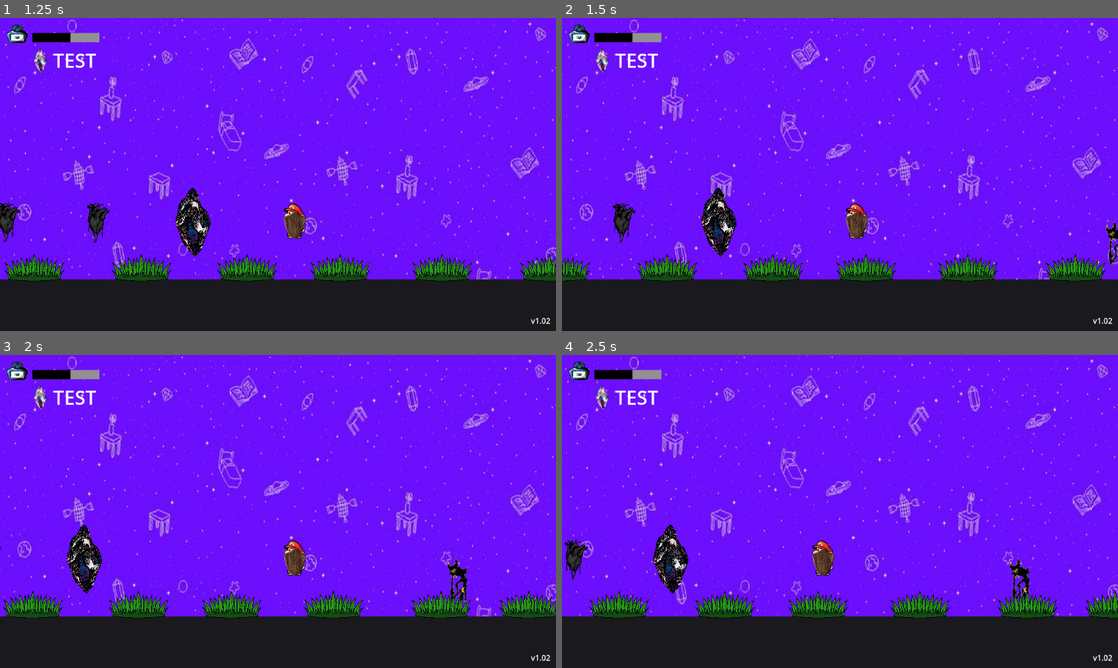
Above: before the commit, frames 1-4 (two rows, left to right).
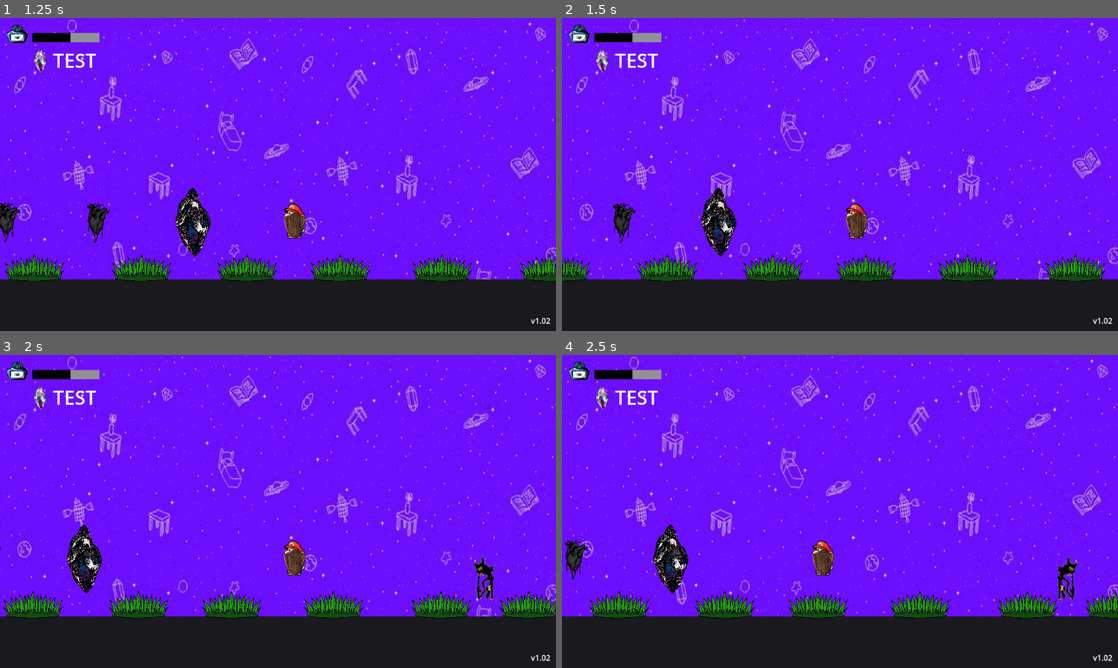
Above: after the commit, the same moments.

Repository: Jontaybr24/ShardsOfEikyo
Game: Godot game, scene res://Scenes/Levels/laborotory.tscn
Two runs of this game, one before a commit and one after it. Both use one fixed random seed, a clock stepped at 60 frames per second and the inputs below. Sound files missing from this copy of the repository are replaced by a short silence.
Inputs:
- Up to frame 1 (1.25 s): tap Enter (confirm) at 0.5 s; hold Right (right) from 0.53 s (still down); hold A (attack) from 0.53 s (still down); tap Space (jump) at 0.77 s
- Up to frame 2 (1.5 s): keep holding Right (right); release A (attack) at 1.28 s; tap D (block) at 1.35 s
- Up to frame 3 (2 s): keep holding Right (right); tap Space (jump) at 1.52 s
- Up to frame 4 (2.5 s): release Right (right) at 2.03 s; hold Left (left) from 2.03 s (still down); hold C (channel_hold) from 2.03 s (still down)

Frame 1 is identical in both runs. In frame 2, 0.2% of the frame differs, in the area x 97-100%, y 64-79%; in frame 3, 0.6%, in the area x 80-90%, y 64-79%; in frame 4, 0.6%.
Error in both runs: Invalid access to property or key 'ELEMENTS' on a base object of type 'Nil'. (res://Scripts/naiko.gd:17)

Commit message:
armor data wasn't being set properly; There may be a ghost in the code

Diff:
--- a/Scenes/Enemies/enemy.tscn
+++ b/Scenes/Enemies/enemy.tscn
@@ -42,16 +42,10 @@
 [node name="Enemy" type="CharacterBody2D" unique_id=1836850152 node_paths=PackedStringArray("audio_player") groups=["Attackable", "Enemy"]]
 collision_layer = 20
 script = ExtResource("1_haj6g")
-max_combo = null
 health = 35
-armor = null
-damage = null
 loot_table = Array[ExtResource("2_pko3b")]([SubResource("Resource_53ao7"), SubResource("Resource_3hxf3")])
-knockback = null
-immunities = null
 base_type = 1
 armor_type = 2
-immune_to_knockback = null
 audio_player = NodePath("AudioStreamPlayer2D")
 good_hit = ExtResource("5_xedeb")
 bad_hit = ExtResource("5_3hxf3")
--- a/Scenes/Enemies/entity.tscn
+++ b/Scenes/Enemies/entity.tscn
@@ -37,12 +37,12 @@
 
 [node name="Idle" type="Node" parent="State Machine" unique_id=1600961133 node_paths=PackedStringArray("enemy")]
 script = ExtResource("5_pp4jc")
-enemy = NodePath("")
+enemy = NodePath("../..")
 metadata/_custom_type_script = "uid://b1qyoqfexwkht"
 
 [node name="Knockback" type="Node" parent="State Machine" unique_id=1385930841 node_paths=PackedStringArray("enemy")]
 script = ExtResource("6_xskih")
-enemy = NodePath("")
+enemy = NodePath("../..")
 metadata/_custom_type_script = "uid://bx77in28r1l35"
 
 [node name="Type Indicator" parent="." unique_id=650235984 instance=ExtResource("2_ob7ta")]
--- a/Scenes/Levels/laborotory.tscn
+++ b/Scenes/Levels/laborotory.tscn
@@ -6,6 +6,8 @@
 [ext_resource type="Texture2D" uid="uid://crtaqmuhmw81n" path="res://Temp Assets/headspace.jpg" id="4_nahes"]
 [ext_resource type="Script" uid="uid://do05bsbviqpwu" path="res://Scripts/Gameplay/camera.gd" id="5_47d5m"]
 [ext_resource type="PackedScene" uid="uid://1yxwbn1lok2i" path="res://Scenes/naiko.tscn" id="6_ppd2x"]
+[ext_resource type="PackedScene" uid="uid://c54walp1wq66d" path="res://Scenes/Enemies/shooter.tscn" id="10_rdjgw"]
+[ext_resource type="PackedScene" uid="uid://bd53ynllc0vex" path="res://Scenes/Enemies/quick_inkling.tscn" id="11_6ddnt"]
 [ext_resource type="PackedScene" uid="uid://b3jkcmkg7ln00" path="res://Scenes/Enemies/enemy.tscn" id="11_bfq8o"]
 [ext_resource type="PackedScene" uid="uid://wwr0tjw2kvoo" path="res://Scenes/World Items/ground.tscn" id="14_7s8jf"]
 [ext_resource type="Script" uid="uid://c7j2mxc7rr0xf" path="res://Scripts/Gameplay/wave_manager.gd" id="16_d4lni"]
@@ -104,15 +106,33 @@
 [node name="1" parent="Wave Manager" unique_id=1056837958 instance=ExtResource("17_atgkg")]
 position = Vector2(-8, -21)
 
+[node name="Enemy" parent="Wave Manager/1" unique_id=1836850152 instance=ExtResource("11_bfq8o")]
+position = Vector2(819, 55)
+
+[node name="Enemy2" parent="Wave Manager/1" unique_id=2062737884 instance=ExtResource("11_bfq8o")]
+position = Vector2(3196, 48)
+armor = 20
+
+[node name="Shooter" parent="Wave Manager/1" unique_id=440473195 instance=ExtResource("10_rdjgw")]
+position = Vector2(1616, 38)
+
+[node name="Shooter2" parent="Wave Manager/1" unique_id=357561963 instance=ExtResource("10_rdjgw")]
+position = Vector2(4163, 31)
+armor = 20
+
+[node name="Speedster" parent="Wave Manager/1" unique_id=1710381249 instance=ExtResource("11_6ddnt")]
+position = Vector2(2753, 9)
+
+[node name="Speedster2" parent="Wave Manager/1" unique_id=1385084459 instance=ExtResource("11_6ddnt")]
+position = Vector2(4710, 17)
+armor = 20
+
 [node name="Boss" parent="Wave Manager" unique_id=1145347499 instance=ExtResource("17_atgkg")]
 position = Vector2(5070, 2)
 
 [node name="Ground10" parent="Wave Manager" unique_id=1645827944 instance=ExtResource("14_7s8jf")]
 position = Vector2(16.000002, 211.00003)
 scale = Vector2(7450.8013, -0.94523835)
-
-[node name="Enemy" parent="Wave Manager" unique_id=1836850152 instance=ExtResource("11_bfq8o")]
-position = Vector2(756, 38)
 
 [node name="Parallax" type="Node2D" parent="." unique_id=1195304366]
 visible = false
--- a/Scripts/Enemies/entity.gd
+++ b/Scripts/Enemies/entity.gd
@@ -50,17 +50,11 @@
 	"knockback": knockback,
 	"immunities": immunities,
 	}
-	print(data)
 	if armor_sprite:
 		armor_sprite.hide()
-	if armor > 0:
-		type = armor_type
-	else:
-		type = base_type
 	TypeManager.set_collision_layer_type(self, type)
 	if indicator:
 		indicator.update()
-
 
 func _process(delta: float) -> void:
 	if armor_sprite:
@@ -131,6 +125,12 @@
 	data = meta_data
 	health = data.health
 	armor = data.armor
+	type = base_type
+	if armor > 0:
+		armor_sprite.show()
+		indicator.update()
+		type = armor_type
+	TypeManager.set_collision_layer_type(self, type)
 
 func contact(p):
 	p.take_damage(data.damage, TypeManager.ELEMENTS.NONE, global_position)
--- a/Scripts/Gameplay/wave.gd
+++ b/Scripts/Gameplay/wave.gd
@@ -16,6 +16,7 @@
 			pass
 		else:
 			meta_data = child.data
+			print(meta_data)
 			spawn_data.append({
 				"path": child.scene_file_path,
 				"position": child.position,
